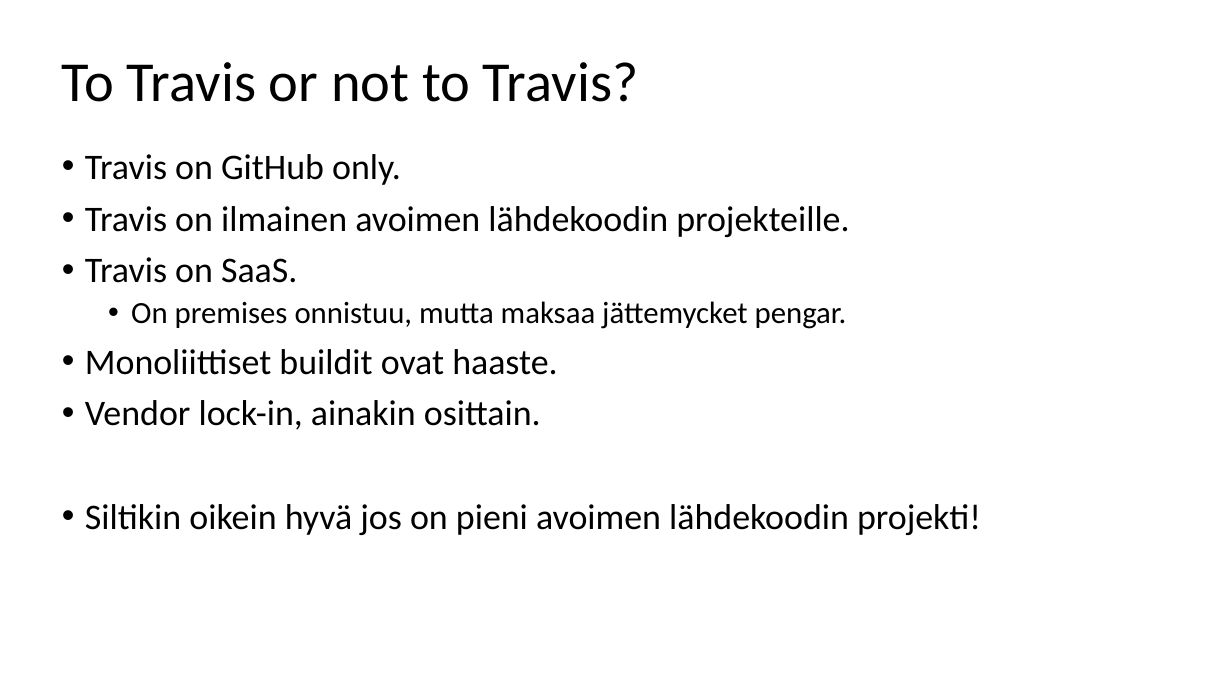
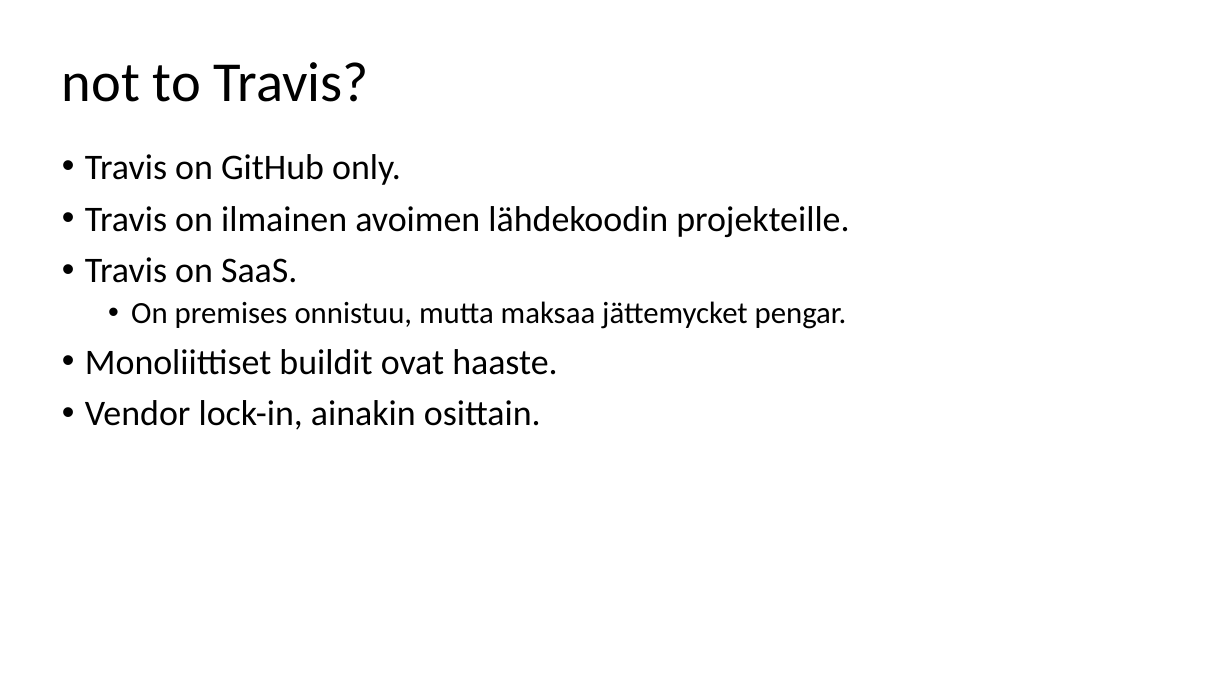
Before and after one commit to solita/travis-ci-training, a slide deck: slide 3 of travis-ci-26-02-2016.pptx. Drawn at 1232x693 pixels with LibreOffice and Linux fonts; fonts in the diff are those of the drawing. Boxes give left, top, right and bottom in pixels: in the first picture for what was removed or moved away, otherwise in the second. Text is boxed around its words. In the diff, an @@ line names an element or a change of style, - is before the commit and + after.

```diff
--- a/travis-ci-26-02-2016.pptx
+++ b/travis-ci-26-02-2016.pptx
@@ title at <box>62,62,369,102</box>: text changed @@
-To Travis or not to Travis?
+not to Travis?
@@ text at <box>85,504,981,535</box>: paragraph removed @@
-• Siltikin oikein hyvä jos on pieni avoimen lähdekoodin projekti!
```
Also in this commit, not shown: 1 slide added, 1 other file.
